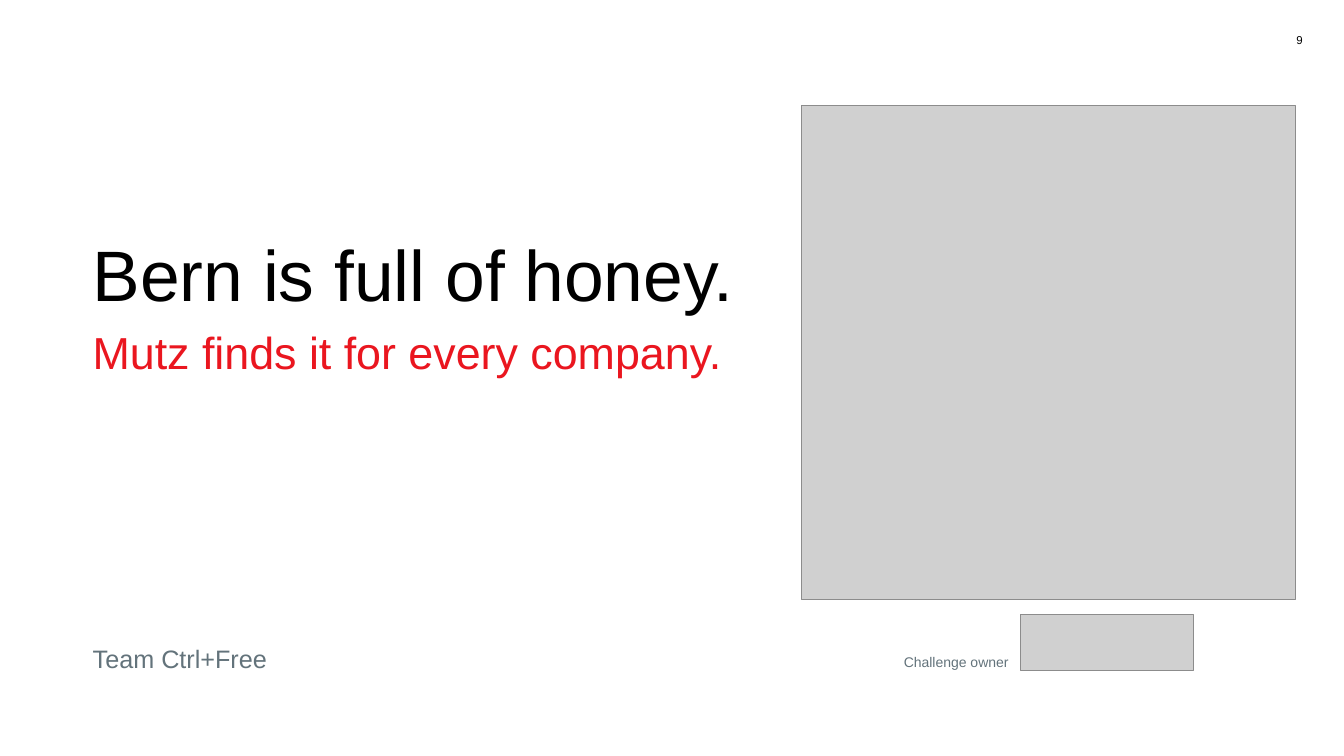
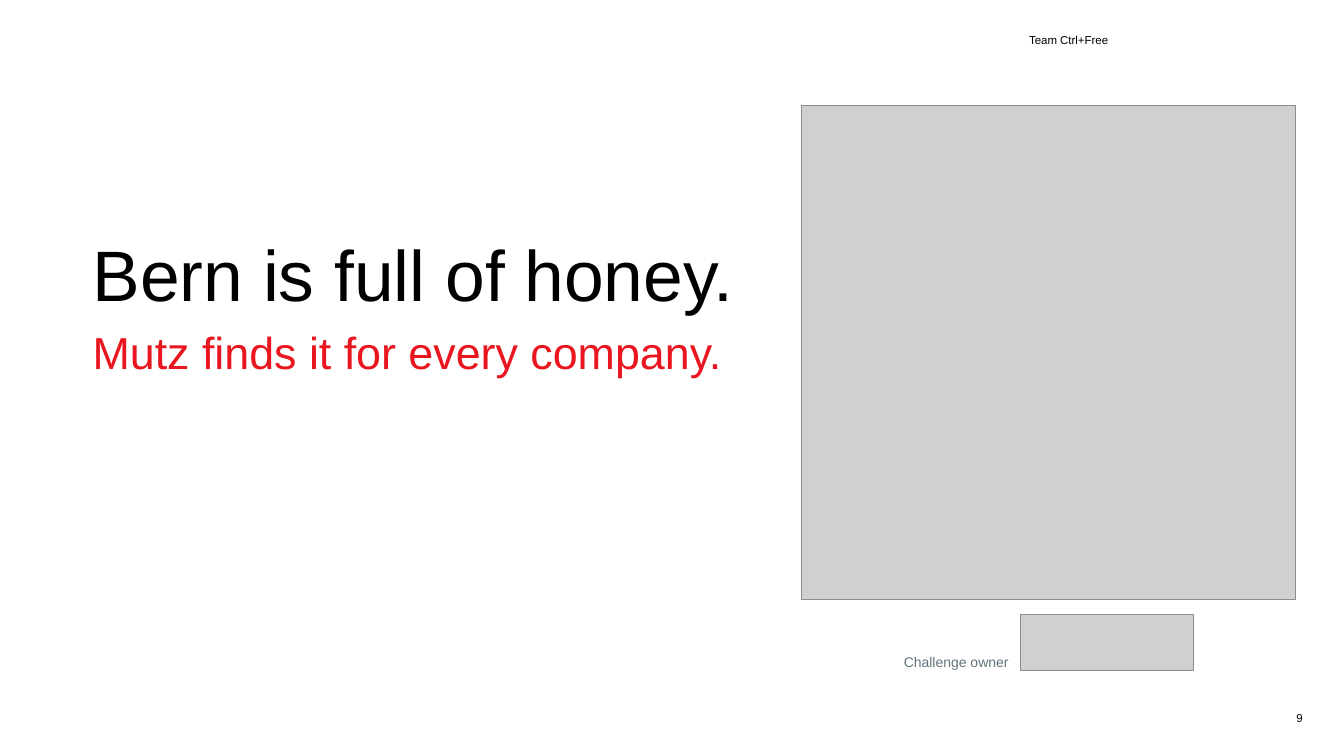
Before and after one commit to beSaif/mutz, a slide deck: slide 9 of research/Mutz_Pitch_lean_animated.pptx. Drawn at 1344x756 pixels with LibreOffice and Linux fonts; fonts in the diff are those of the drawing; grey boxes stand for pictures; background and template pictures are left out. Boxes give left, top, right and bottom in pixels: in the first picture for what was removed or moved away, otherwise in the second. Text is boxed around its words. In the diff, an @@ line names an element or a change of style, - is before the commit and + after.

```diff
--- a/research/Mutz_Pitch_lean_animated.pptx
+++ b/research/Mutz_Pitch_lean_animated.pptx
@@ text "Team Ctrl+Free": place and size @@
-text "Team Ctrl+Free" at (93, 650, 267, 668)
+text "Team Ctrl+Free" at (1029, 35, 1108, 44)
@@ text "Team Ctrl+Free" at (1029, 35, 1108, 44): size 18 to 8.2 pt, text colour #63737B to #000000; less space between paragraphs; vertical alignment top to bottom @@
@@ page number: place and size @@
-page number at (1296, 36, 1302, 44)
+page number at (1296, 714, 1302, 722)
```
Also in this commit, not shown: 19 other slides changed, 1 other file.
